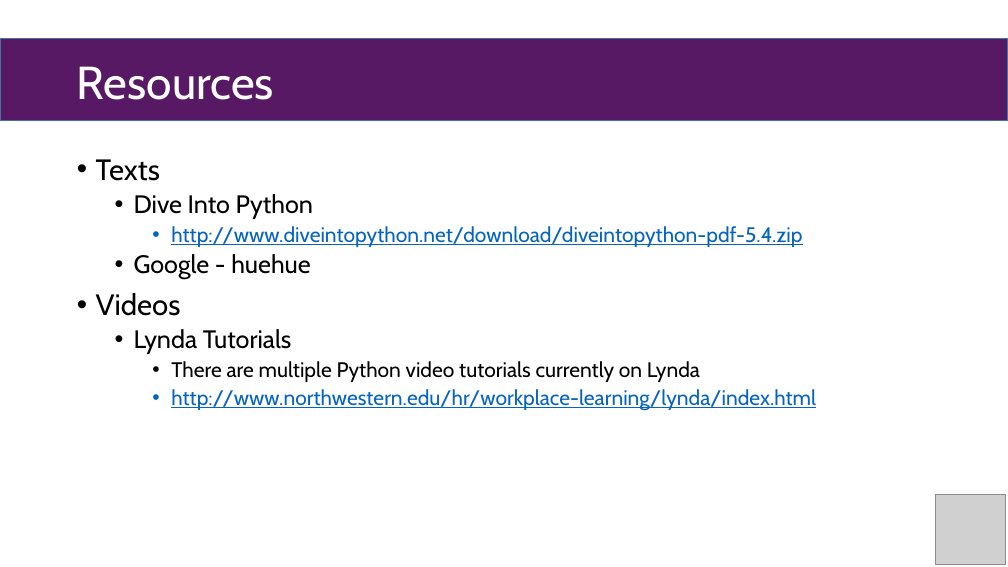
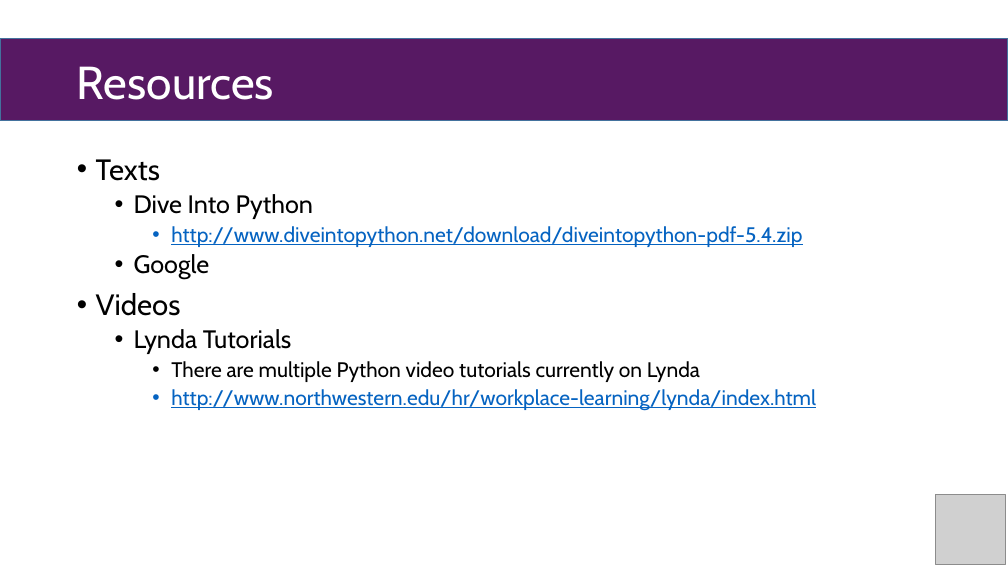
Before and after one commit to NURobotics/software-workshops, a slide deck: slide 23 of python-programming-basics/PythonProgrammingWorkshop.pptx. Drawn at 1008x567 pixels with LibreOffice and Linux fonts; fonts in the diff are those of the drawing; grey boxes stand for pictures. Boxes give left, top, right and bottom in pixels: in the first picture for what was removed or moved away, otherwise in the second. Text is boxed around its words. In the diff, an @@ line names an element or a change of style, - is before the commit and + after.

```diff
--- a/python-programming-basics/PythonProgrammingWorkshop.pptx
+++ b/python-programming-basics/PythonProgrammingWorkshop.pptx
@@ text at (x1=134, y1=254, x2=210, y2=280): text changed @@
-  • Google - huehue
+  • Google
```
Also in this commit, not shown: 4 other slides changed, 1 other file.
